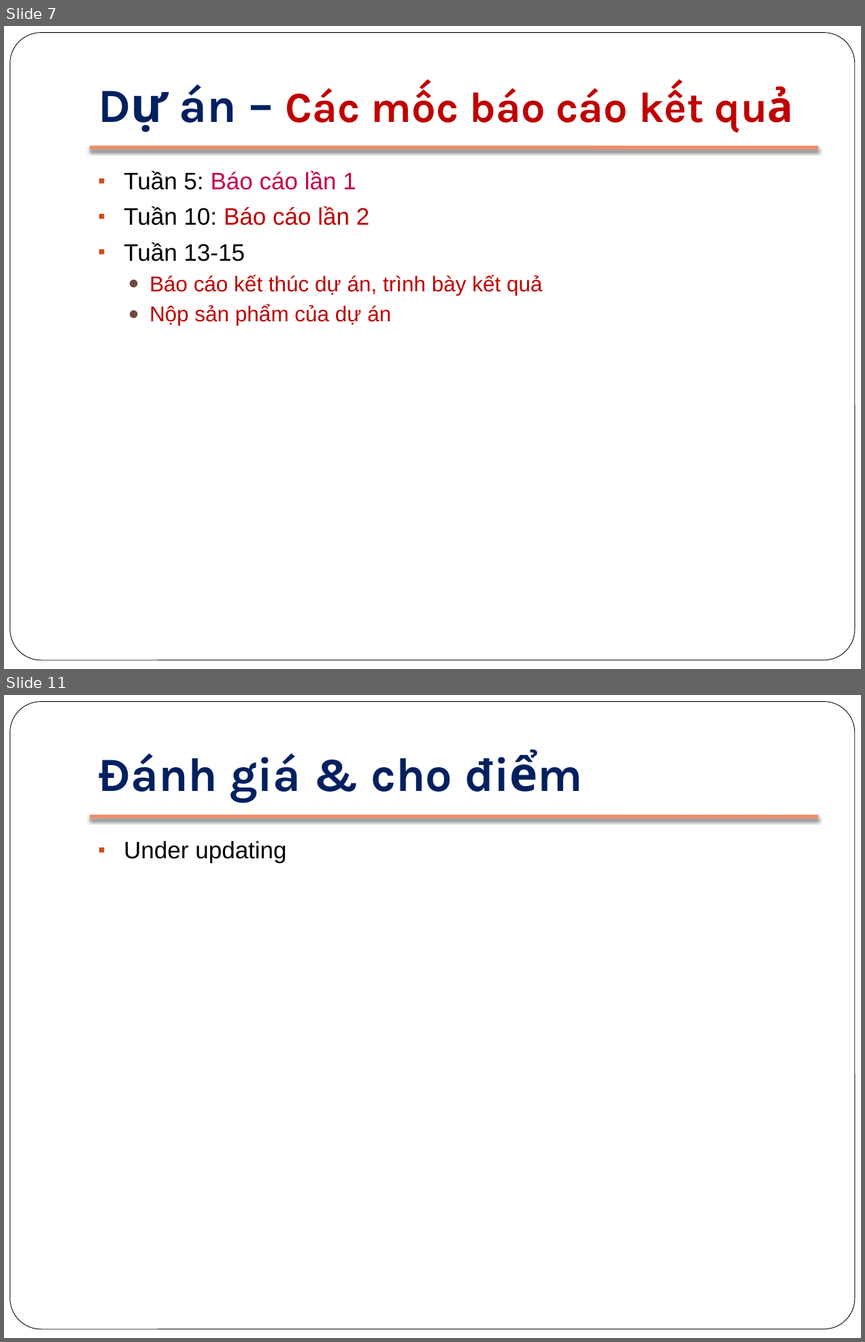
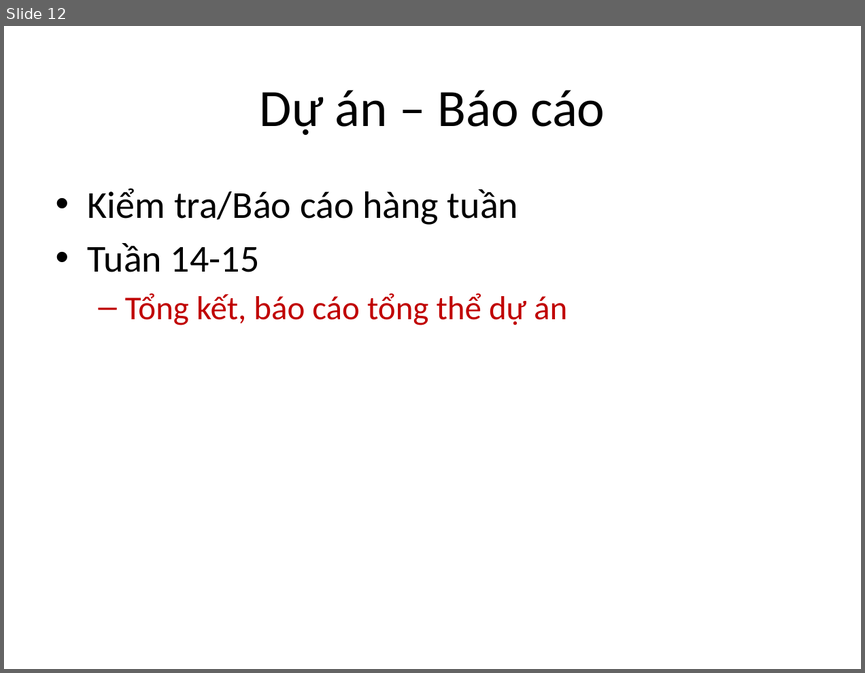
Before and after one commit to BachPhiLong/SE2013, a slide deck: 00-Course Info.pptx. Shown one above the other, each under a label of ours: slides 7 and 11 before the commit, slide 12 after it; the slides between them are not shown. The pictures are 865x1342 and 865x673 pixels, drawn with LibreOffice and Linux fonts; fonts in the diff are those of the drawing. Boxes give left, top, right and bottom in pixels: in the first picture for what was removed or moved away, otherwise in the second. Text is boxed around its words. In the diff, an @@ line names an element or a change of style, - is before the commit and + after.

```diff
--- a/00-Course Info.pptx
+++ b/00-Course Info.pptx
@@ slide 11 removed at bbox=[4, 695, 861, 1338], background #FFFFFF; not listed: 2 template elements that a slide beside it also shows @@
@@ title removed at bbox=[98, 753, 452, 802] @@
-Đánh giá & cho điểm
@@ text removed at bbox=[124, 841, 286, 863] @@
-▪ Under updating
@@ what was slide 7 is now slide 12 @@
@@ slide 12 changed as well @@
@@ rounded rectangle removed at bbox=[10, 33, 855, 660] @@
@@ title "Dự án – Báo cáo" at bbox=[260, 90, 604, 135]: vertical alignment bottom to middle @@
@@ title at bbox=[260, 90, 604, 135]: text changed; size 36 to 44 pt; font Karla to Calibri; text colour #C00000 to #000000; bold off @@
-Dự án – Các mốc báo cáo kết quả
+Dự án – Báo cáo
@@ line removed from (90, 148) to (818, 148) @@
@@ text at bbox=[88, 188, 567, 325]: text changed; size 18 to 32 pt; font Arial to Calibri; text colour #C00000 to #000000 @@
-▪ Tuần 5: Báo cáo lần 1
-▪ Tuần 10: Báo cáo lần 2
-▪ Tuần 13-15
-  ● Báo cáo kết thúc dự án, trình bày kết quả
-  ● Nộp sản phẩm của dự án
+• Kiểm tra/Báo cáo hàng tuần
+• Tuần 14-15
+  – Tổng kết, báo cáo tổng thể dự án
```
Also in this commit, not shown: 8 other slides changed, 6 slides added, 2 other slides removed.
